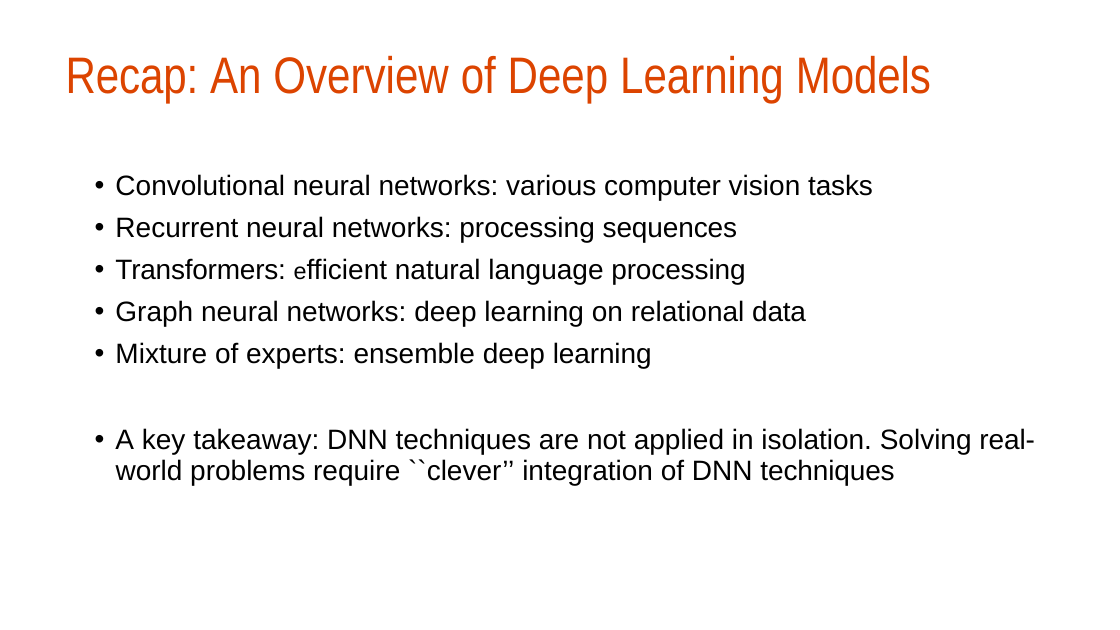
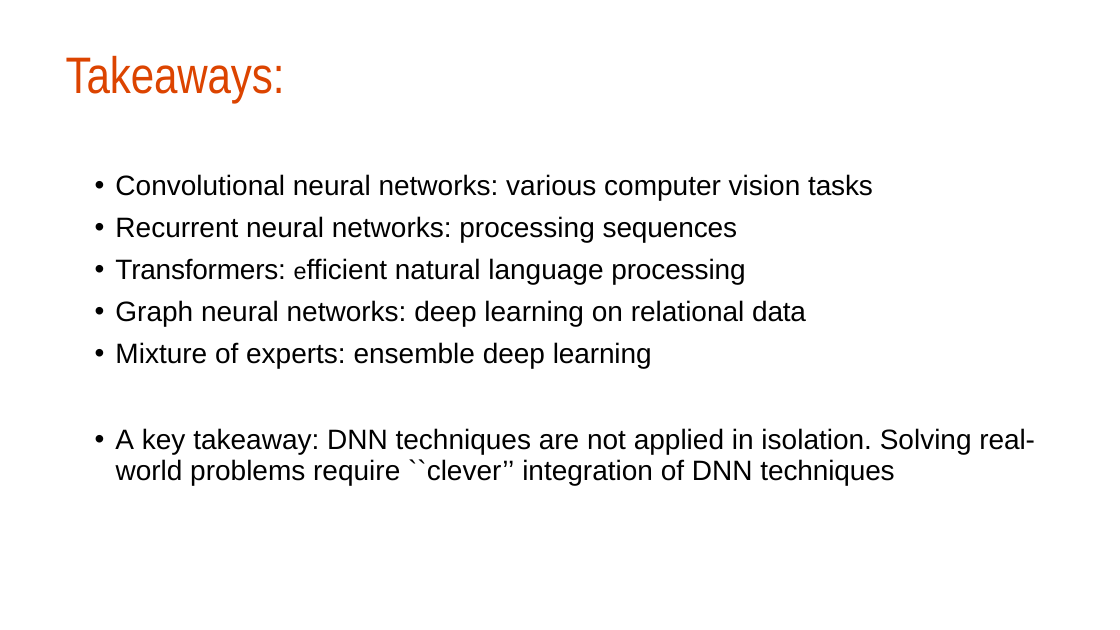
Before and after one commit to hrmauny/ewri-2026-workshop-resources, a slide deck: slide 36 of EWRI26 - Lecture - Wenqian - Introduction to Machine Learning.pptx (slide 66 before the commit). Drawn at 1120x630 pixels with LibreOffice and Linux fonts; fonts in the diff are those of the drawing; background and template pictures are left out. Boxes give left, top, right and bottom in pixels: in the first picture for what was removed or moved away, otherwise in the second. Text is boxed around its words. In the diff, an @@ line names an element or a change of style, - is before the commit and + after.

Commit message:
Update presentation on introduction to machine learning

```diff
--- a/EWRI26 - Lecture - Wenqian - Introduction to Machine Learning.pptx
+++ b/EWRI26 - Lecture - Wenqian - Introduction to Machine Learning.pptx
@@ title at (x1=66, y1=55, x2=285, y2=103): text changed @@
-Recap: An Overview of Deep Learning Models
+Takeaways:
```
Also in this commit, not shown: 6 other slides changed, 1 slide added, 32 slides removed.
